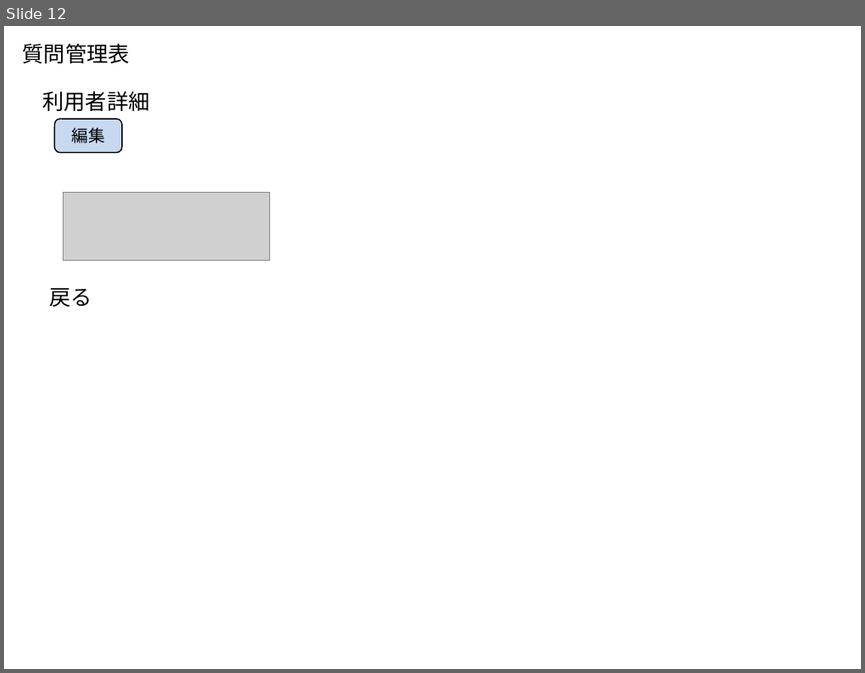
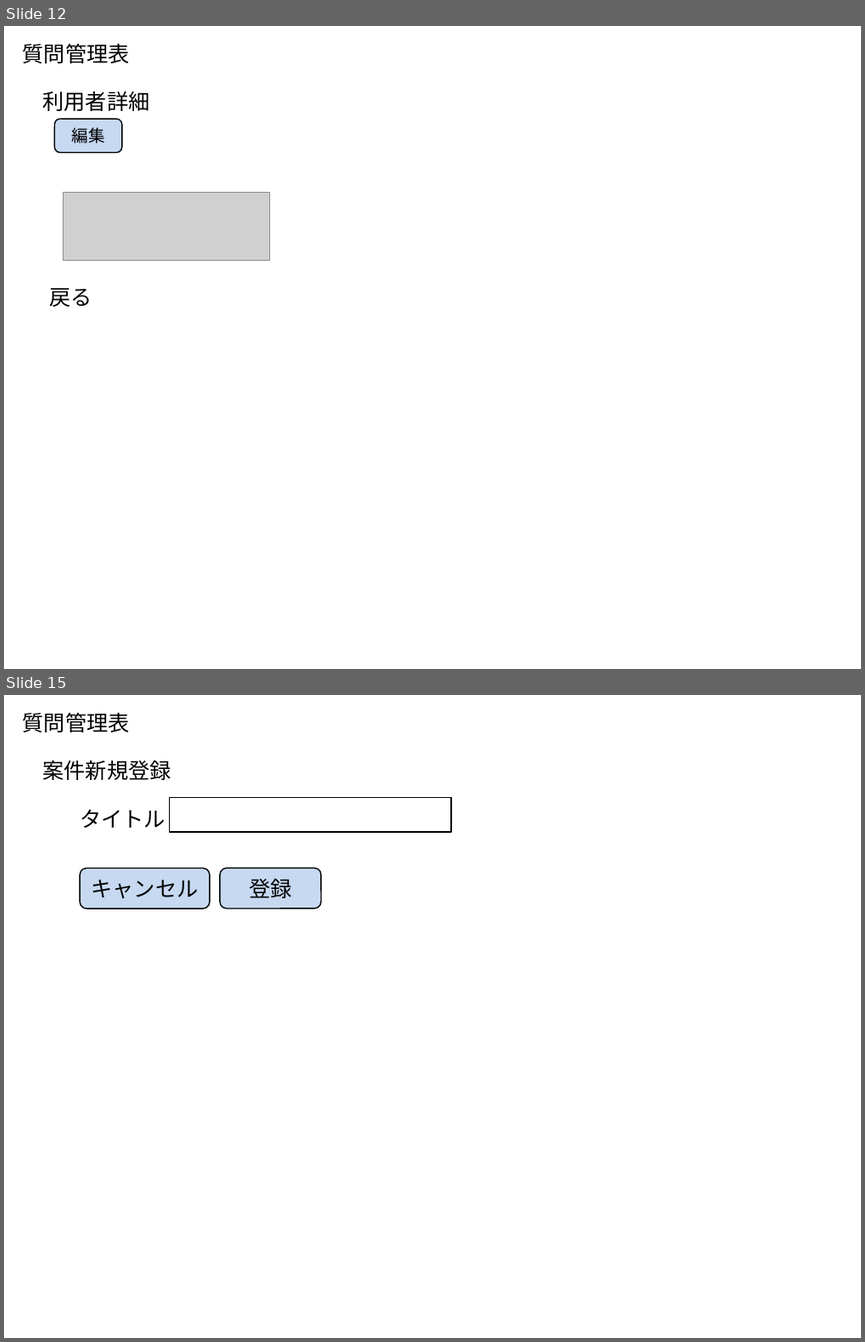
Before and after one commit to t-shimada/qa-docs, a slide deck: 画面一覧.pptx. Shown one above the other, each under a label of ours: slide 12 before the commit, slides 12 and 15 after it; the slides between them are not shown. The pictures are 865x673 and 865x1342 pixels, drawn with LibreOffice and Linux fonts; fonts in the diff are those of the drawing; grey boxes stand for pictures. Boxes give left, top, right and bottom in pixels: in the first picture for what was removed or moved away, otherwise in the second. Text is boxed around its words. In the diff, an @@ line names an element or a change of style, - is before the commit and + after.

Commit message:
案件管理の追加に伴ってドキュメントを修正

```diff
--- a/画面一覧.pptx
+++ b/画面一覧.pptx
@@ slide 15 added at <box>4,695,861,1338</box>, background #FFFFFF @@
@@ text added at <box>23,712,130,732</box>, 18 pt, text #000000 @@
+質問管理表
@@ text added at <box>43,760,171,780</box>, 18 pt, text #000000 @@
+案件新規登録
@@ text added at <box>80,809,166,828</box>, 18 pt, text #000000 @@
+タイトル
@@ rectangle added at <box>170,797,451,831</box>, fill #FFFFFF, outline #000000 1 pt @@
@@ rounded rectangle added at <box>80,868,210,908</box>, fill #C6D9F1, outline #000000 1 pt, 18 pt, text #000000 @@
+キャンセル
@@ rounded rectangle added at <box>220,868,321,908</box>, fill #C6D9F1, outline #000000 1 pt, 18 pt, text #000000 @@
+登録
```
Also in this commit, not shown: 5 other slides added, 3 other files.
